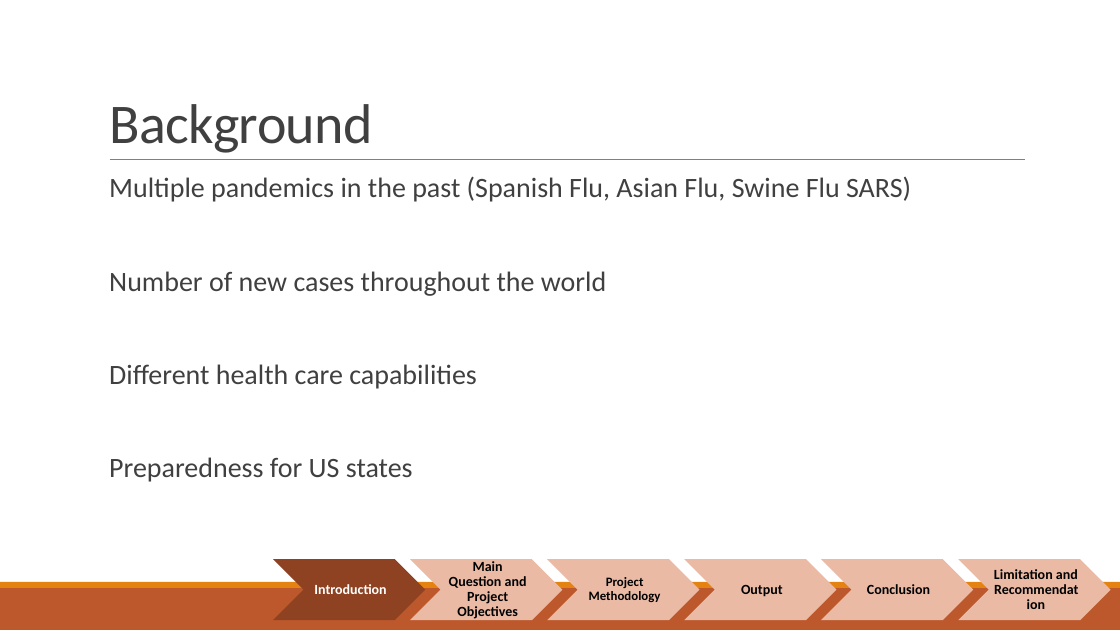
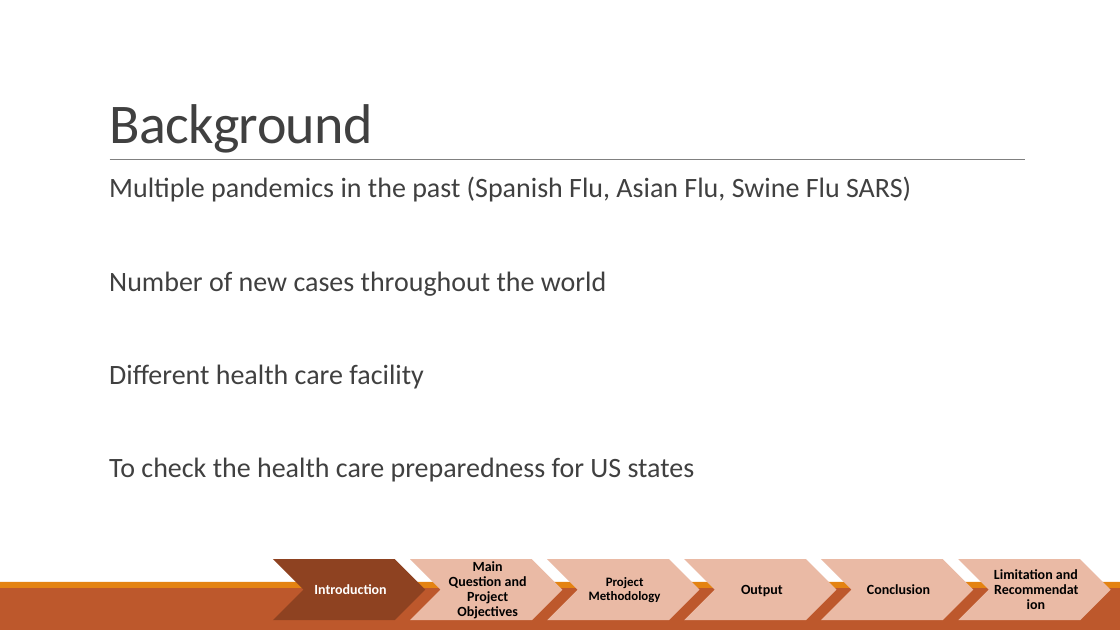
Before and after one commit to NormanGwinn/Project1_Group1, a slide deck: slide 3 of COVID-19-gini.pptx. Drawn at 1120x630 pixels with LibreOffice and Linux fonts; fonts in the diff are those of the drawing. Boxes give left, top, right and bottom in pixels: in the first picture for what was removed or moved away, otherwise in the second. Text is boxed around its words. In the diff, an @@ line names an element or a change of style, - is before the commit and + after.

```diff
--- a/COVID-19-gini.pptx
+++ b/COVID-19-gini.pptx
@@ text at (109,364,695,482): text changed @@
-  Different health care capabilities
-  Preparedness for US states
+  Different health care facility
+  To check the health care preparedness for US states
```
Also in this commit, not shown: 7 other slides changed.
